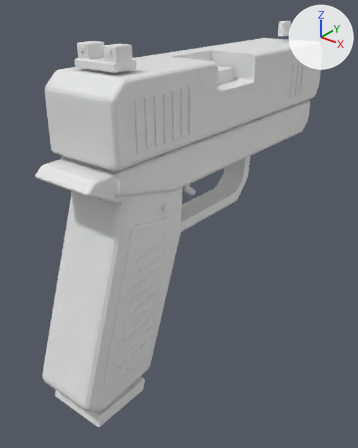
Two versions of the glTF model public/assets/pistol.glb, one commit apart.
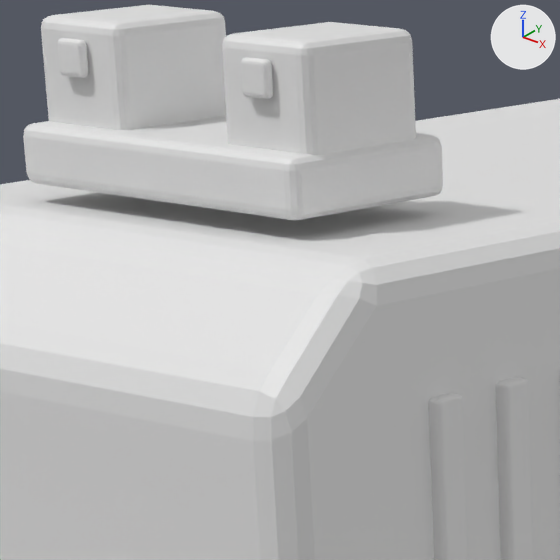
The first picture shows the older version from a 50 mm camera at (0.218, -0.292, 0.025) aimed at (-0.005, -0.014, -0.147). The close-ups show the older and then the newer version on the part from 20% to 43% of the width and 9% to 27% of the height of that picture. Only the edits that show in the close-ups are written down. Every picture has the same lights, and +X, +Y and +Z are marked at upper right. Where no turn or scale is listed for an object, it has been applied to the vertices. Vertices at exactly the same position are counted once.

Objects in the first close-up: 'weapon_Ivory_sight_inserts', 'weapon_Recess_/_rubber', 'weapon_Satin_graphite_slide'.
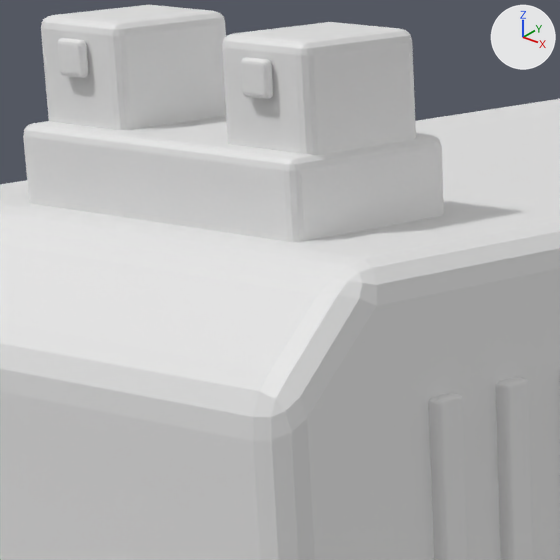
What differs and where, as boxes [x1, y1, x2, y2] in the close-ups (560 x 560 px; the box of a moved part takes in the faces that stretch with it):
part 1 of me_cube_002, moved or reshaped: before [23, 136, 443, 221]; after [23, 136, 444, 242]

The change, as a diff of the scene's bpy script:
```diff
--- a/public/assets/pistol.glb.py
+++ b/public/assets/pistol.glb.py
@@ me_cube_002 @@
 me_cube_002.from_pydata(...)  # 2304 vertices, 4512 faces; spans x -0.001..0.06, y -0.051..0.178, z -0.015..0.042
 # used by ob_weapon_recess___rubber; location = (-0.0293, -0.046, -0.046)
+# me_cube_002 part 1: all 48 vertices in x 0.013..0.046, y -0.051..-0.033, z 0.027..0.029 are moved by (0.0, 0.0, -0.002)
 me_cube_002.materials.append(mat_recess___rubber)
```
